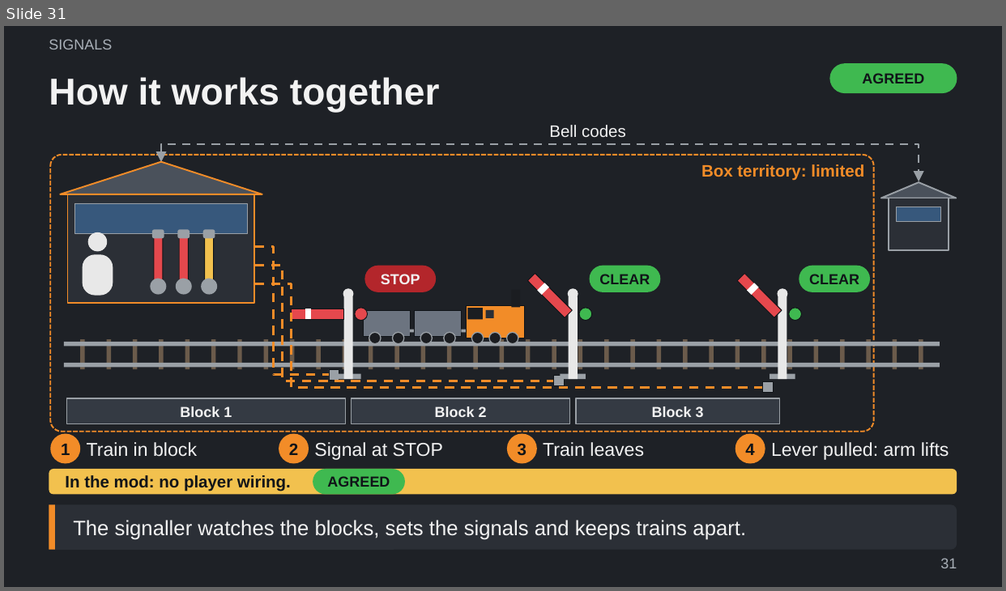
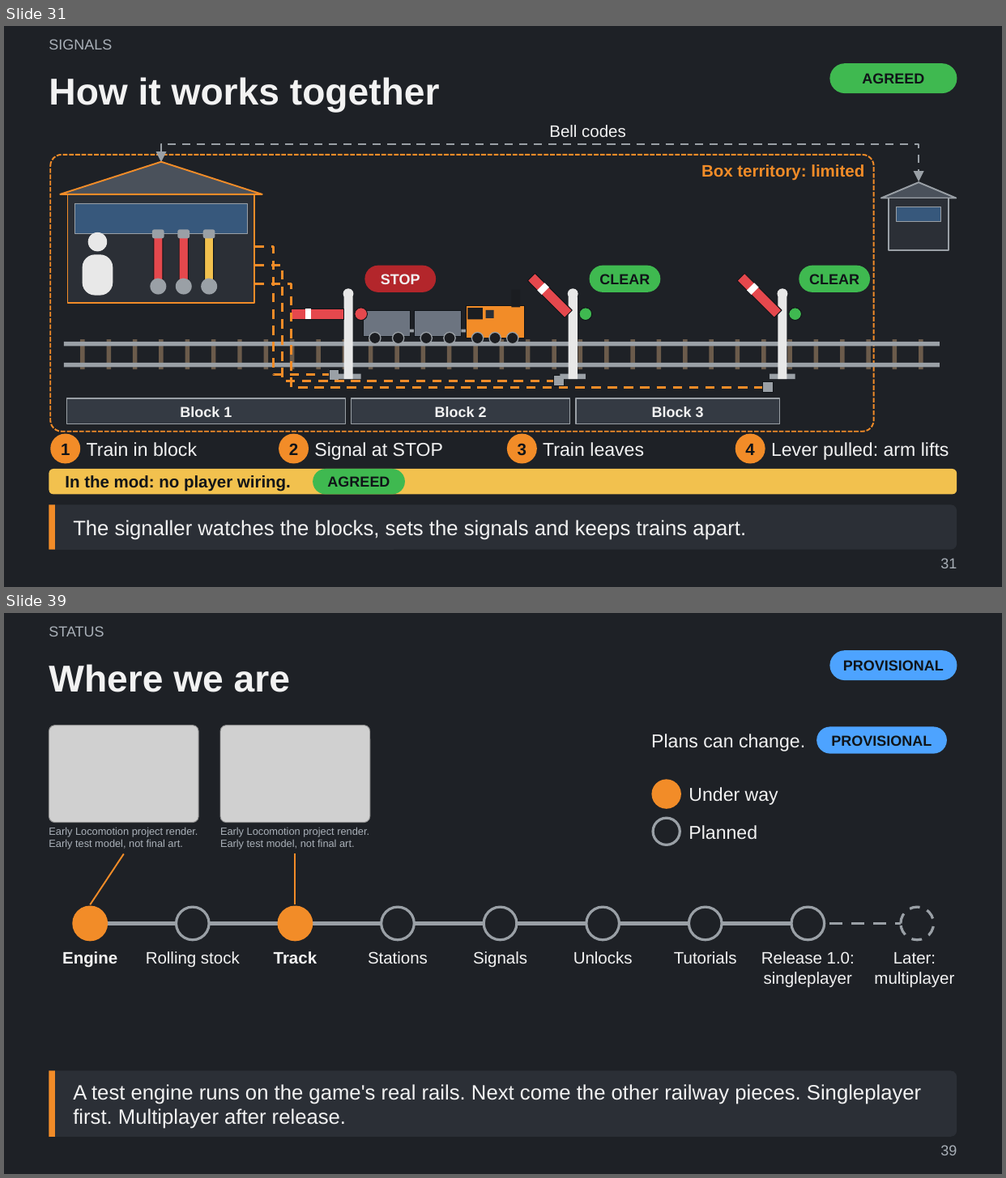
Before and after one commit to Tarenkookoo/Satisfactory---Early-Locomotion, a slide deck: Reporting/Claude Presents/Early_Locomotion_Explained.pptx. Shown one above the other, each under a label of ours: slide 31 before the commit, slides 31 and 39 after it; the slides between them are not shown. The pictures are 1006x591 and 1006x1178 pixels, drawn with LibreOffice and Linux fonts; fonts in the diff are those of the drawing; grey boxes stand for pictures. Boxes give left, top, right and bottom in pixels: in the first picture for what was removed or moved away, otherwise in the second. Text is boxed around its words. In the diff, an @@ line names an element or a change of style, - is before the commit and + after.

```diff
--- a/Reporting/Claude Presents/Early_Locomotion_Explained.pptx
+++ b/Reporting/Claude Presents/Early_Locomotion_Explained.pptx
@@ slide 39 added at bbox=[4, 613, 1002, 1174], background #1E2126 @@
@@ text added at bbox=[49, 626, 104, 636], 14 pt, text #A9B0B8 @@
+STATUS
@@ rounded rectangle added at bbox=[829, 650, 957, 680], fill #4DA3FF, 14 pt, text #101418, bold @@
+PROVISIONAL
@@ title added at bbox=[49, 664, 290, 692], 36 pt, text #F2F2F2, bold @@
+Where we are
@@ picture added at bbox=[49, 726, 198, 823] @@
@@ picture added at bbox=[220, 726, 370, 823] @@
@@ text added at bbox=[651, 734, 805, 752], 18 pt, text #F2F2F2 @@
+Plans can change.
@@ rounded rectangle added at bbox=[817, 726, 948, 754], fill #4DA3FF, 14 pt, text #101418, bold @@
+PROVISIONAL
@@ text added at bbox=[49, 827, 198, 850], 10 pt, text #A9B0B8 @@
+Early Locomotion project render. Early test model, not final art.
@@ text added at bbox=[220, 827, 369, 850], 10 pt, text #A9B0B8 @@
+Early Locomotion project render. Early test model, not final art.
@@ group added at bbox=[653, 781, 778, 845]: 2 ellipses, 2 texts @@
+Under way
+Planned
@@ group added at bbox=[62, 854, 954, 988]: 9 ellipses, 9 texts, 4 lines @@
+Engine
+Rolling stock
+Track
+Stations
+Signals
+Unlocks
+Tutorials
+Release 1.0: singleplayer
+Later: multiplayer
@@ rounded rectangle added at bbox=[49, 1071, 957, 1137], fill #2B2F36, 20 pt, text #F2F2F2 @@
+A test engine runs on the game's real rails. Next come the other railway pieces. Singleplayer first. Multiplayer after release.
@@ rectangle added at bbox=[49, 1071, 55, 1137], fill #F28C28 @@
@@ page number added at bbox=[940, 1145, 957, 1156], 14 pt, text #A9B0B8 @@
+39
```
Also in this commit, not shown: 10 other slides added, 5 other files.
